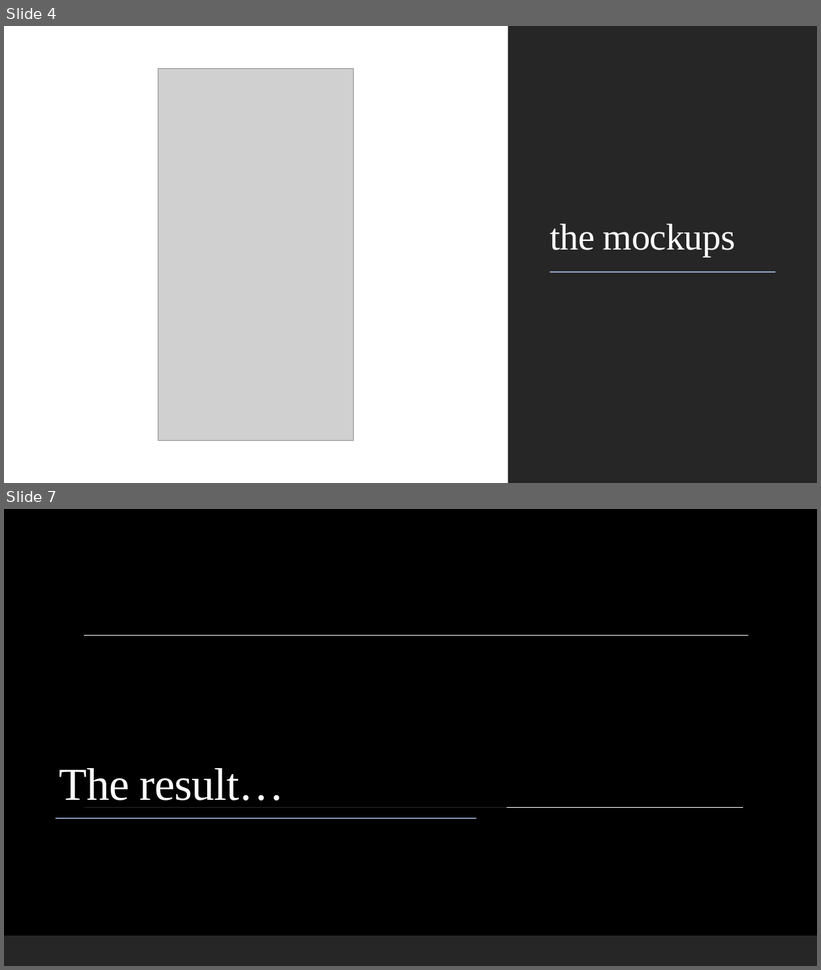
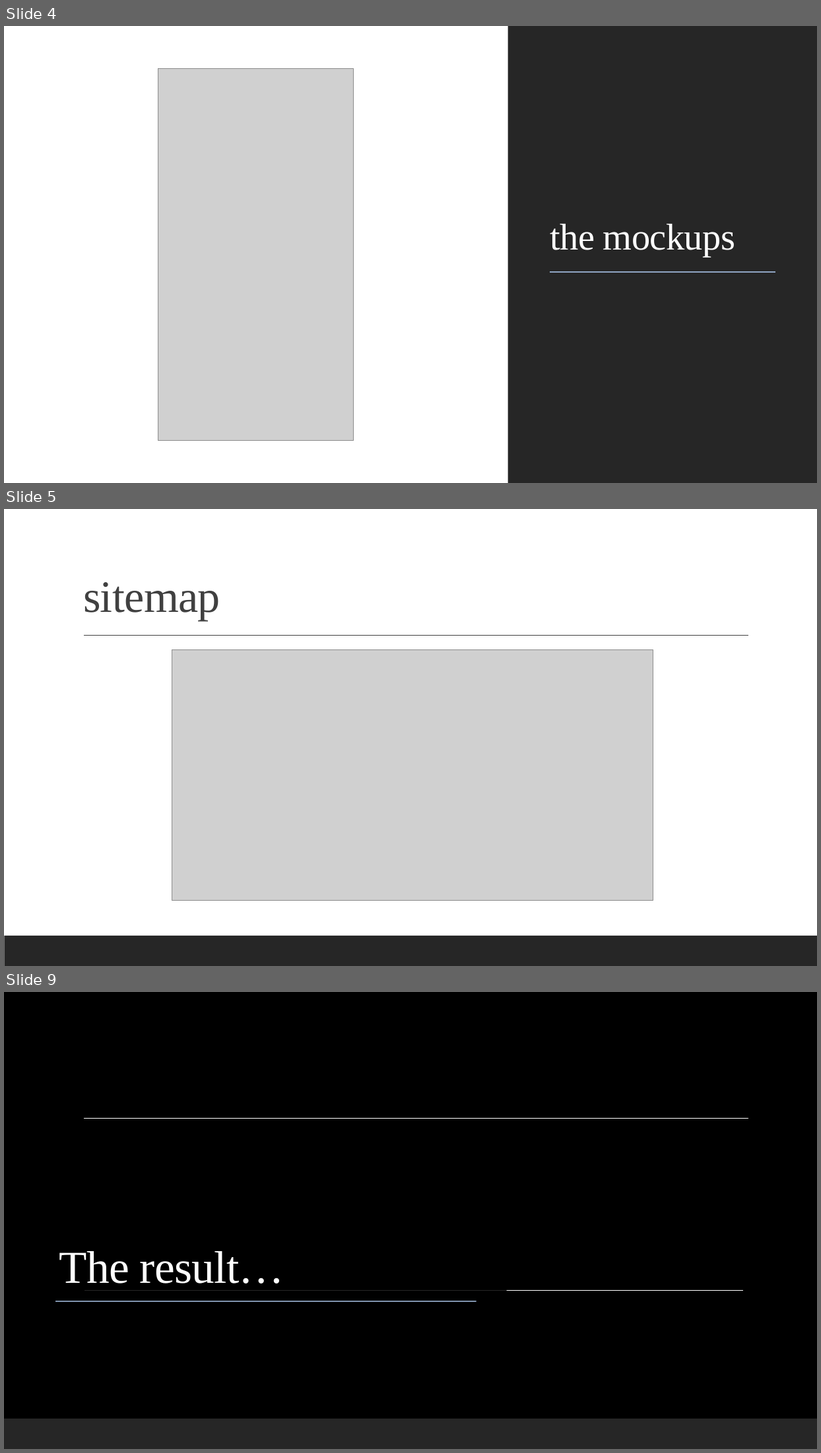
Before and after one commit to igscl/igscl.github.io, a slide deck: docs/portfolio.pptx. Shown one above the other, each under a label of ours: slides 4 and 7 before the commit, slides 4, 5 and 9 after it; the slides between them are not shown. The pictures are 821x970 and 821x1453 pixels, drawn with LibreOffice and Linux fonts; fonts in the diff are those of the drawing; grey boxes stand for pictures; background and template pictures are left out. Boxes give left, top, right and bottom in pixels: in the first picture for what was removed or moved away, otherwise in the second. Text is boxed around its words. In the diff, an @@ line names an element or a change of style, - is before the commit and + after.

```diff
--- a/docs/portfolio.pptx
+++ b/docs/portfolio.pptx
@@ slide 5 added at (x1=4, y1=509, x2=817, y2=966), background #FFFFFF @@
@@ title added at (x1=83, y1=582, x2=220, y2=621), 53 pt, text #404040 @@
+sitemap
@@ line added from (84, 636) to (748, 636), #404040 1 pt @@
@@ picture added at (x1=172, y1=650, x2=653, y2=900) @@
@@ rectangle added at (x1=4, y1=936, x2=817, y2=966), fill #262626 @@
@@ what was slide 7 is now slide 9 @@
```
Also in this commit, not shown: 2 slides changed, 1 other slide added, 12 other files.
